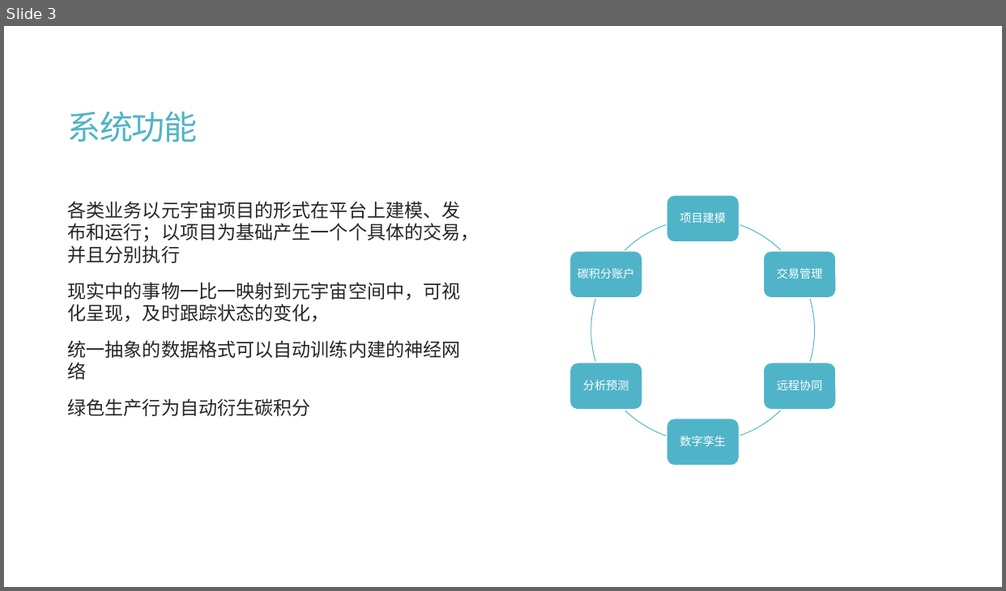
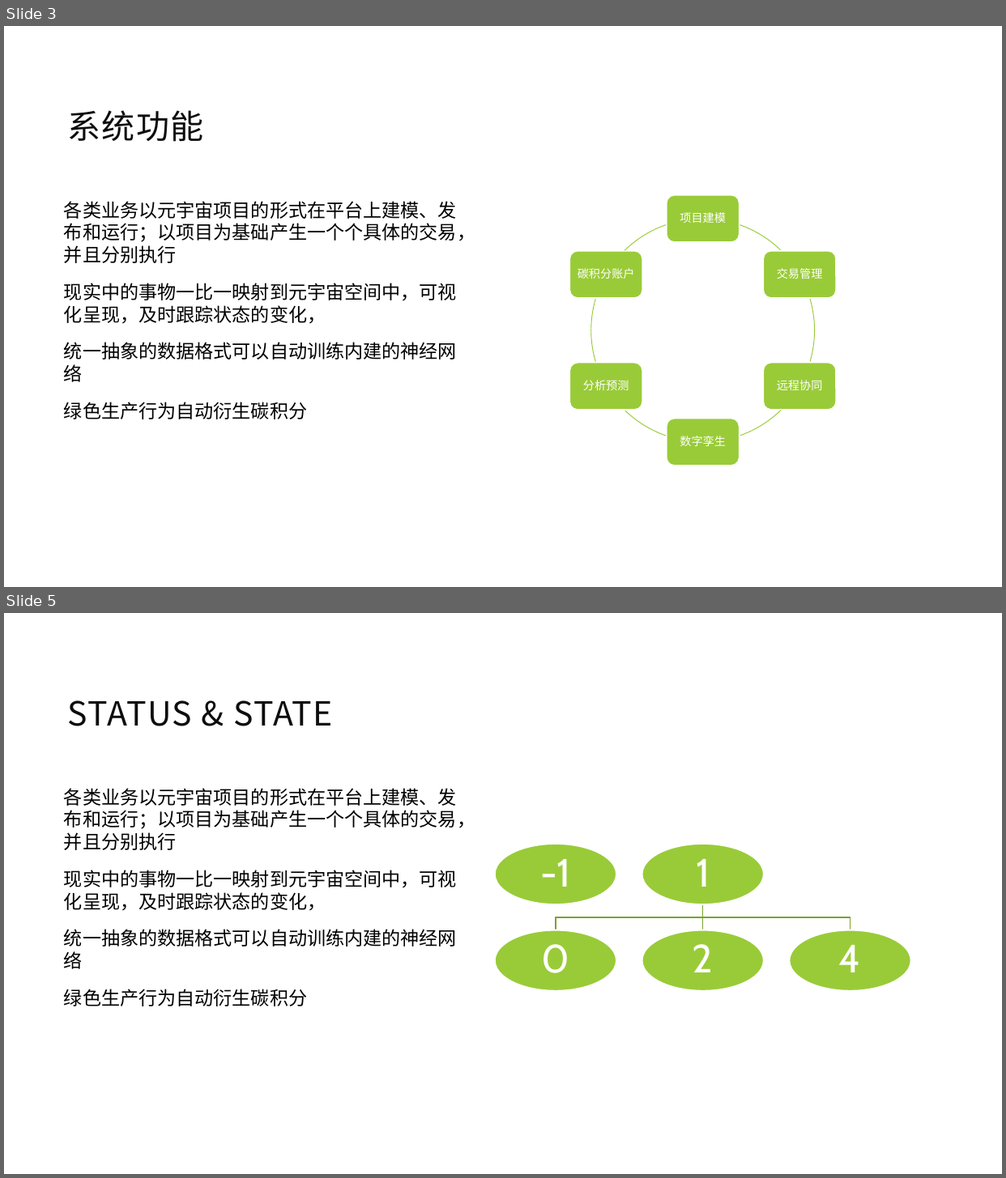
Before and after one commit to jzgi/chainfx, a slide deck: Docs/品链框架.pptx. Shown one above the other, each under a label of ours: slide 3 before the commit, slides 3 and 5 after it; the slides between them are not shown. The pictures are 1006x591 and 1006x1178 pixels, drawn with LibreOffice and Linux fonts; fonts in the diff are those of the drawing. Boxes give left, top, right and bottom in pixels: in the first picture for what was removed or moved away, otherwise in the second. Text is boxed around its words. In the diff, an @@ line names an element or a change of style, - is before the commit and + after.

Commit message:
cache refines
status & state checks separate

```diff
--- a/Docs/品链框架.pptx
+++ b/Docs/品链框架.pptx
@@ slide 5 added at (x1=4, y1=613, x2=1002, y2=1174), background #FFFFFF @@
@@ title added at (x1=68, y1=700, x2=333, y2=726), 32 pt, text #0D0D0D @@
+STATUS & STATE
@@ text added at (x1=64, y1=788, x2=475, y2=1007), 18 pt, text #000000 @@
+各类业务以元宇宙项目的形式在平台上建模、发布和运行；以项目为基础产生一个个具体的交易，并且分别执行
+现实中的事物一比一映射到元宇宙空间中，可视化呈现，及时跟踪状态的变化，
+统一抽象的数据格式可以自动训练内建的神经网络
+绿色生产行为自动衍生碳积分
@@ group added at (x1=495, y1=844, x2=911, y2=991): 5 ellipses, 5 texts, 3 freeform shapes @@
+-1
+1
+0
+2
+4
@@ slide 3 changed as well @@
@@ title "系统功能" at (x1=68, y1=110, x2=204, y2=142): text colour #50B4C8 to #0D0D0D, letter spacing -1.2 to 1 pt; line spacing 0.85 to 0.8 @@
@@ text "各类业务以元宇宙项目的形式在平台上建模、发布和运行；以项目为基础产生一个个具体的交易，并且分别执行" at (x1=64, y1=201, x2=475, y2=420): text colour #262626 to #000000; more space between paragraphs @@
@@ outline #50B4C8 0.75 pt to #99CB38 0.75 pt in 6 elements at (x1=591, y1=219, x2=815, y2=442), (x1=591, y1=219, x2=815, y2=442), (x1=591, y1=219, x2=815, y2=442), (x1=591, y1=219, x2=815, y2=442), (x1=591, y1=219, x2=815, y2=442), (x1=591, y1=219, x2=815, y2=442) @@
@@ fill #50B4C8 to #99CB38 in 6 elements at (x1=667, y1=195, x2=740, y2=242), (x1=763, y1=250, x2=837, y2=297), (x1=763, y1=363, x2=837, y2=410), (x1=667, y1=418, x2=740, y2=466), (x1=570, y1=363, x2=643, y2=410), (x1=570, y1=250, x2=643, y2=297) @@
```
Also in this commit, not shown: 15 other slides changed, 1 other slide added, 20 slides removed, 17 other files.
